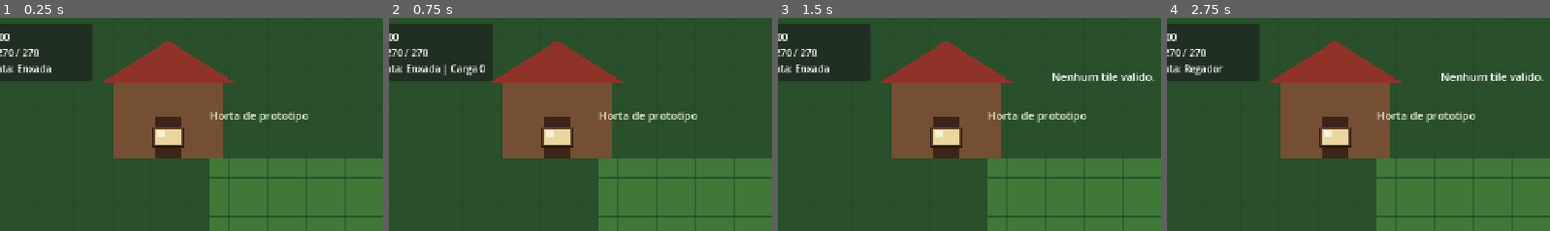
Above: before the commit, frames 1-4 (left to right).
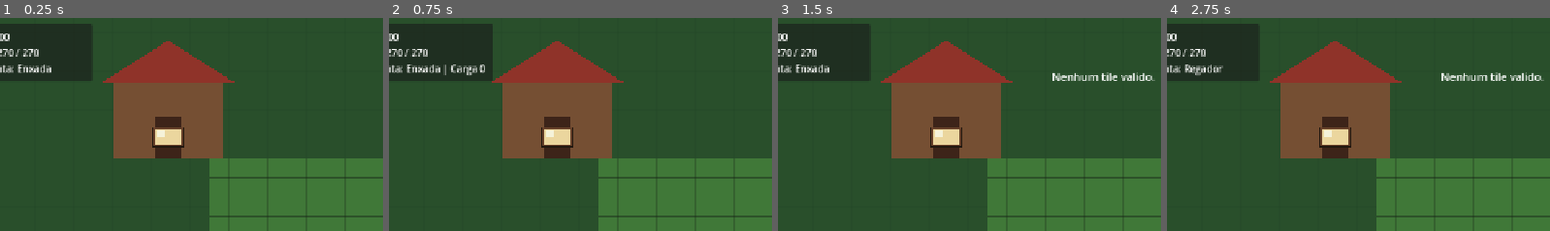
Above: after the commit, the same moments.

Repository: HelioConde/GameSlime
Game: Godot game, scene res://scenes/world/main.tscn
Two runs of this game, one before a commit and one after it. Both use one fixed random seed, a clock stepped at 60 frames per second and the inputs below.
Inputs (mouse positions are % of the whole screen's width and height, from its top left):
- Up to frame 1 (0.25 s): no input
- Up to frame 2 (0.75 s): tap Enter at 0.5 s; move the mouse to (72, 45) at 0.52 s; hold D from 0.53 s (still down); tap E at 0.6 s; click (72, 45) at 0.67 s
- Up to frame 3 (1.5 s): tap Space at 0.77 s; move the mouse to (30, 55) at 1.27 s; release D at 1.28 s; hold S from 1.28 s (still down); tap 1 at 1.35 s
- Up to frame 4 (2.75 s): tap Space at 1.52 s; move the mouse to (60, 28) at 2.02 s; release S at 2.03 s; hold D from 2.03 s (still down); tap 2 at 2.1 s
The pictures show only the part of the screen within x 7-57%, y 0-50%; the shares and areas given below are measured in that part.

The runs differ from the first frame. In frame 1, 0.6% of the frame differs, in the area x 54-81%, y 43-50%; in frame 2, 0.6%; in frame 3, 0.6%; in frame 4, 0.6%.

Commit message:
fix: simplify prototype drawing for Godot compatibility

Diff:
--- a/scripts/world/main_world.gd
+++ b/scripts/world/main_world.gd
@@ -12,18 +12,12 @@
 		draw_line(Vector2(0, y), Vector2(1280, y), Color(0.12, 0.24, 0.13, 0.16), 1.0)
 
 	draw_rect(Rect2(290, 110, 180, 130), Color(0.46, 0.31, 0.20), true)
-	draw_polygon(
-		PackedVector2Array([Vector2(270, 115), Vector2(380, 45), Vector2(490, 115)]),
-		PackedColorArray([Color(0.56, 0.20, 0.16)])
+	draw_colored_polygon(
+		PackedVector2Array([
+			Vector2(270, 115),
+			Vector2(380, 45),
+			Vector2(490, 115),
+		]),
+		Color(0.56, 0.20, 0.16)
 	)
 	draw_rect(Rect2(358, 170, 44, 70), Color(0.24, 0.14, 0.10), true)
-
-	draw_string(
-		ThemeDB.fallback_font,
-		Vector2(448, 176),
-		"Horta de prototipo",
-		HORIZONTAL_ALIGNMENT_LEFT,
-		-1,
-		18,
-		Color(0.92, 0.95, 0.82)
-	)
